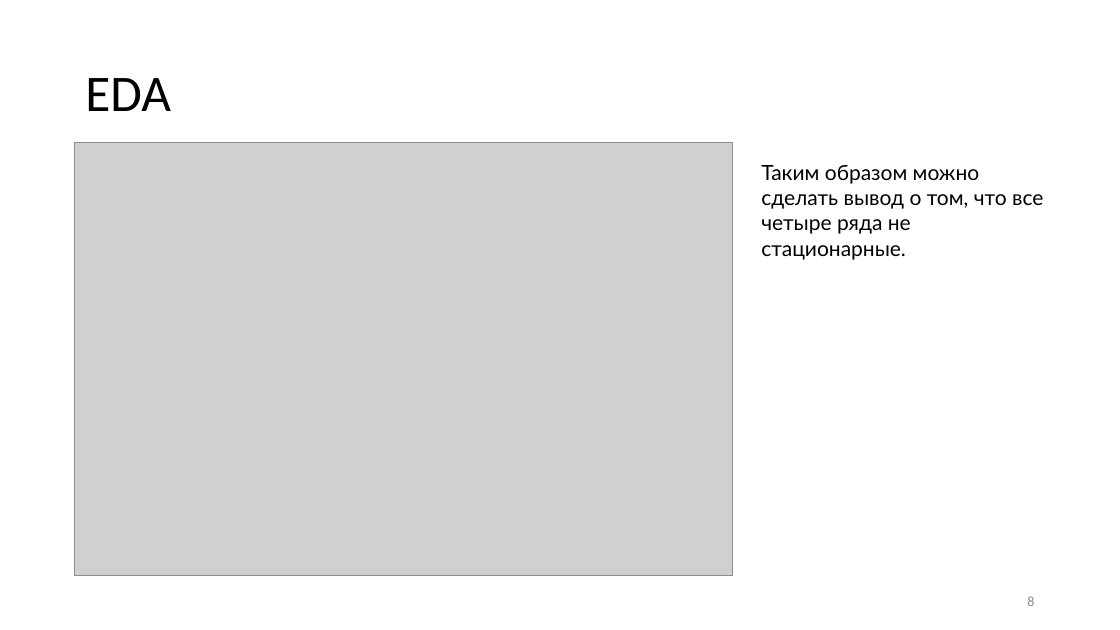
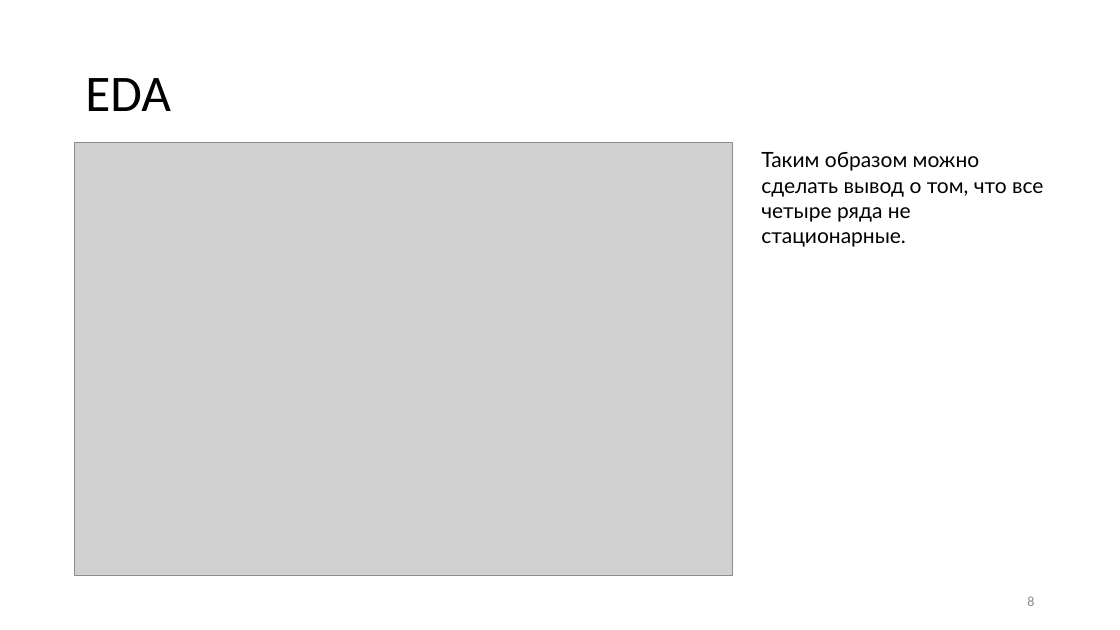
Before and after one commit to garasev/Stockify, a slide deck: slide 8 of docks/def.pptx. Drawn at 1120x630 pixels with LibreOffice and Linux fonts; fonts in the diff are those of the drawing; grey boxes stand for pictures. Boxes give left, top, right and bottom in pixels: in the first picture for what was removed or moved away, otherwise in the second. Text is boxed around its words. In the diff, an @@ line names an element or a change of style, - is before the commit and + after.

```diff
--- a/docks/def.pptx
+++ b/docks/def.pptx
@@ text "Таким образом можно сделать вывод ..." moved from (x1=761, y1=165, x2=1043, y2=234) to (x1=761, y1=152, x2=1043, y2=222) @@
```
Also in this commit, not shown: 2 other slides changed, 2 other files.
